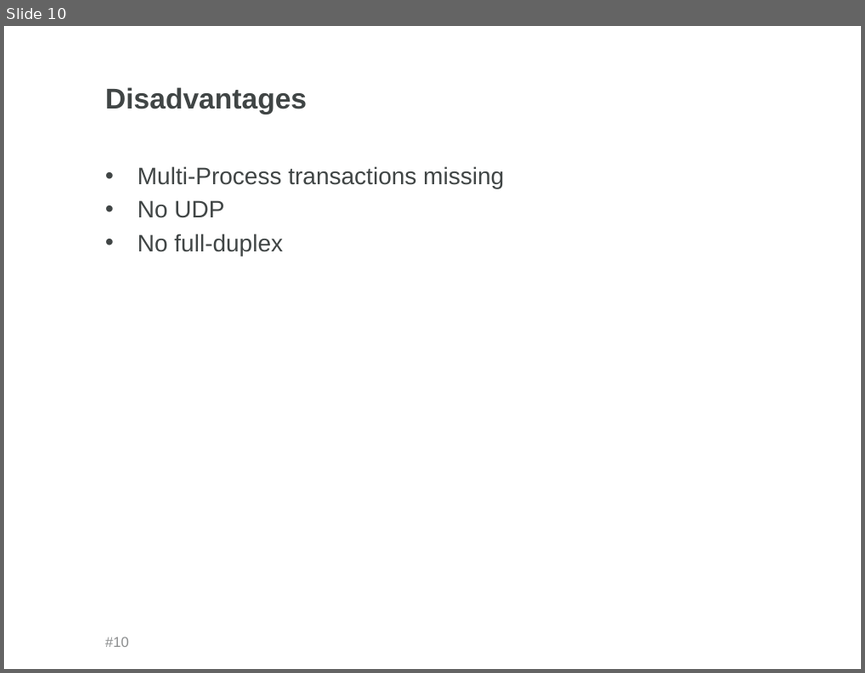
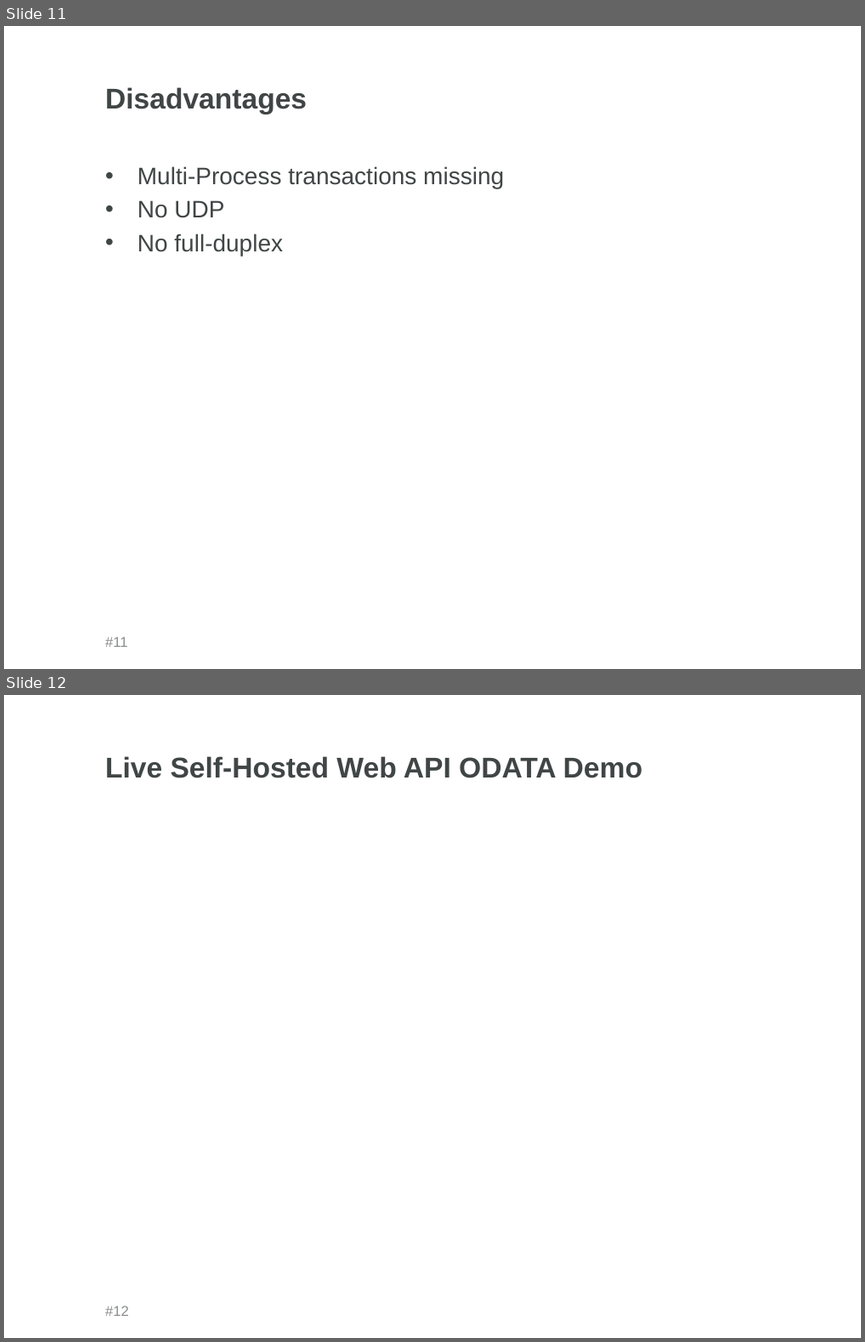
Before and after one commit to rfe-nosi/WebAPI, a slide deck: WebAPI_Short.pptx. Shown one above the other, each under a label of ours: slide 10 before the commit, slides 11 and 12 after it. The pictures are 865x673 and 865x1342 pixels, drawn with LibreOffice and Linux fonts; fonts in the diff are those of the drawing; background and template pictures are left out. Boxes give left, top, right and bottom in pixels: in the first picture for what was removed or moved away, otherwise in the second. Text is boxed around its words. In the diff, an @@ line names an element or a change of style, - is before the commit and + after.

```diff
--- a/WebAPI_Short.pptx
+++ b/WebAPI_Short.pptx
@@ slide 12 added at box(4, 695, 861, 1338), background #FFFFFF @@
@@ title added at box(105, 756, 642, 778), 24 pt, text #404545, bold @@
+Live Self-Hosted Web API ODATA Demo
@@ page number added at box(105, 1305, 129, 1315), 12 pt, text #8B8D8E @@
+#12
@@ what was slide 10 is now slide 11 @@
@@ page number at box(105, 636, 128, 646): text changed @@
-#10
+#11
```
Also in this commit, not shown: 4 slides changed, 2 other slides added, 1 slide removed, 2 other files.
